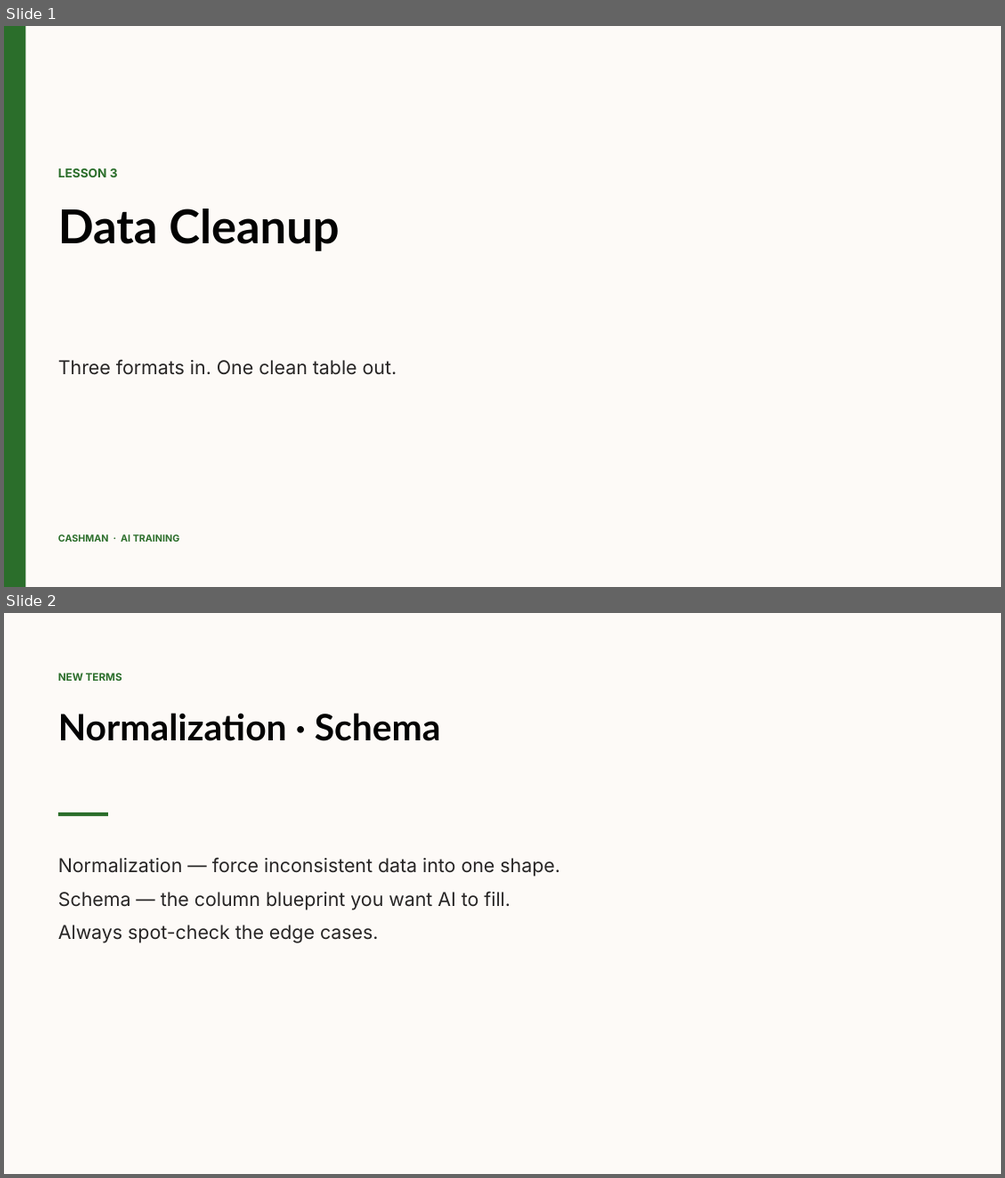
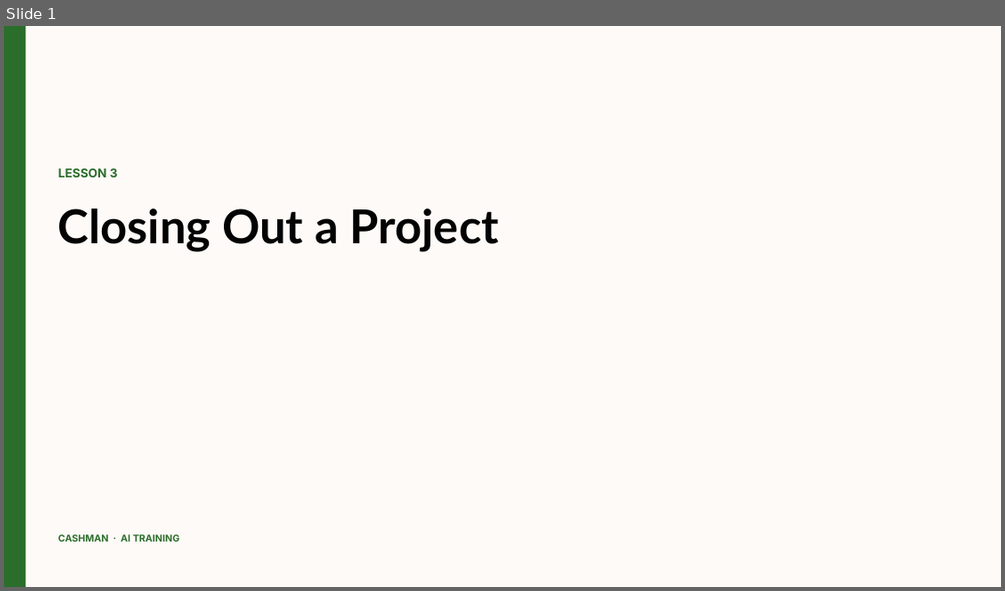
Before and after one commit to psun-jaycashman/cashman-ai-training, a slide deck: docs/video-scripts/slides/pptx/module-4/lesson-4-3-data-cleanup.pptx. Shown one above the other, each under a label of ours: slides 1 and 2 before the commit, slide 1 after it. The pictures are 1005x1178 and 1005x591 pixels, drawn with LibreOffice and Linux fonts; fonts in the diff are those of the drawing. Boxes give left, top, right and bottom in pixels: in the first picture for what was removed or moved away, otherwise in the second. Text is boxed around its words. In the diff, an @@ line names an element or a change of style, - is before the commit and + after.

Commit message:
Add image-slide support and include slide assets
Implement image-led slides and include module-4 screenshot assets. Added add_image_slide (letterboxed image area, caption, avatar placeholder), enabled italic text in _add_text, and extended Slide dataclass with image/caption and new "image" kind. Updated DECKS to include image slides and adjusted some headlines/subheads. build_deck now accepts an assets_root, validates image paths, and routes image slides to the new renderer. Also added multiple PNG/JPEG assets and updated several PPTX files.

```diff
--- a/docs/video-scripts/slides/pptx/module-4/lesson-4-3-data-cleanup.pptx
+++ b/docs/video-scripts/slides/pptx/module-4/lesson-4-3-data-cleanup.pptx
@@ slide 2 removed at [4, 613, 1001, 1174], background #FDFAF7 @@
@@ text removed at [58, 673, 122, 681] @@
-NEW TERMS
@@ text removed at [58, 713, 441, 741] @@
-Normalization · Schema
@@ rectangle removed at [58, 812, 108, 816] @@
@@ text removed at [58, 857, 560, 943] @@
-Normalization — force inconsistent data into one shape.
-Schema — the column blueprint you want AI to fill.
-Always spot-check the edge cases.
@@ slide 1 changed as well @@
@@ text at [58, 208, 499, 252]: text changed @@
-Data Cleanup
+Closing Out a Project
@@ text removed at [58, 359, 397, 375] @@
-Three formats in. One clean table out.
```
Also in this commit, not shown: 3 slides added, 41 other files.
